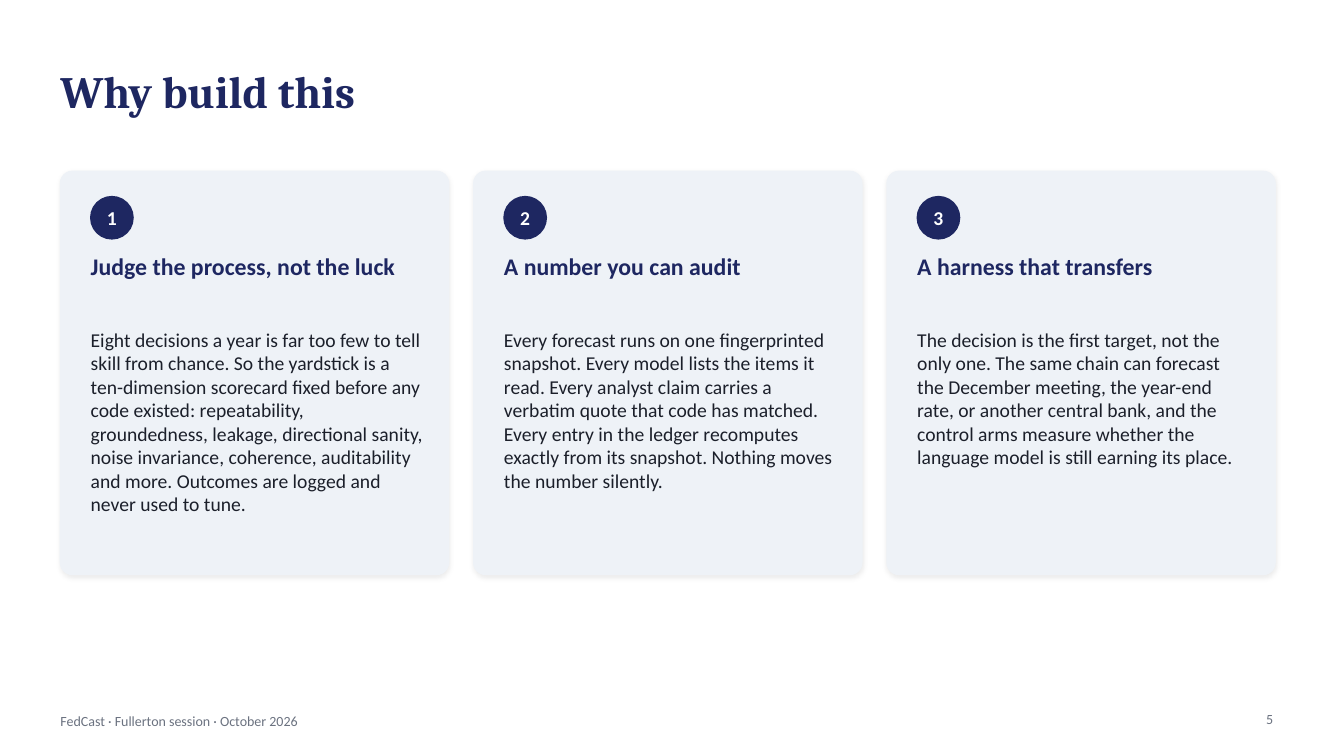
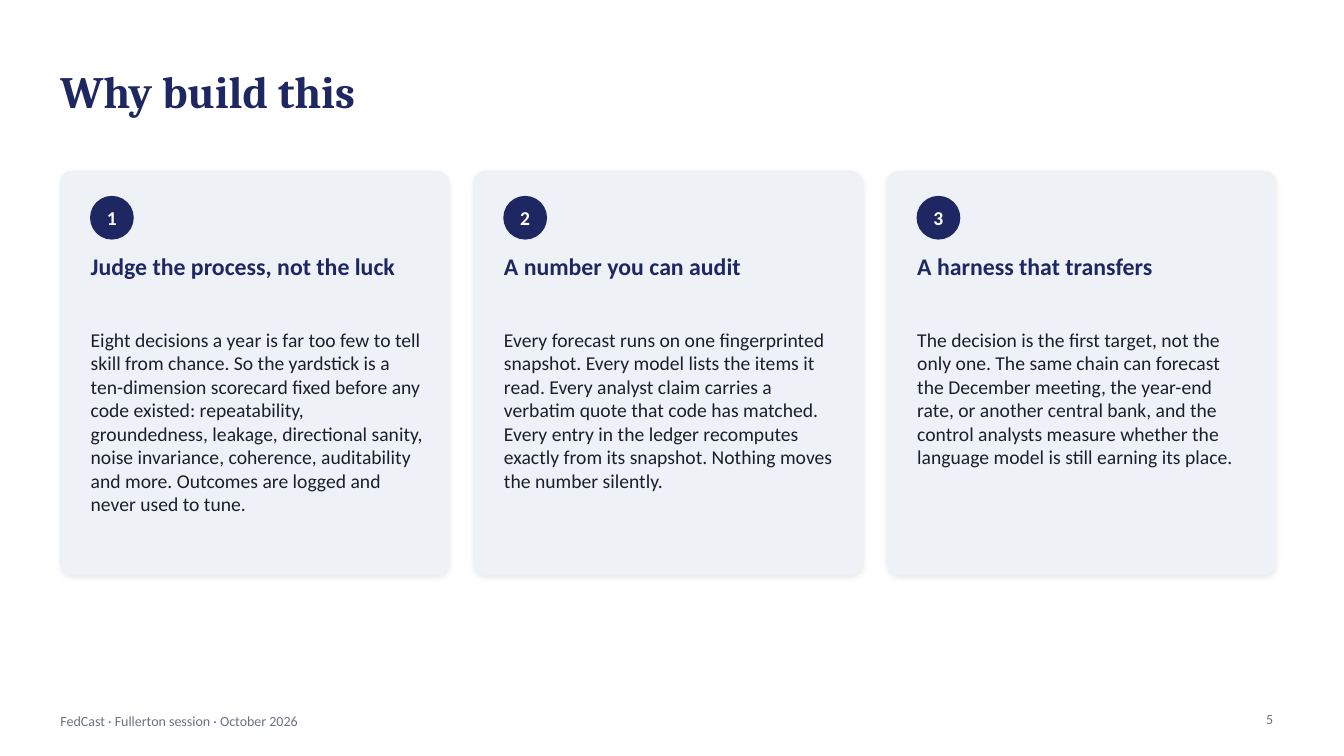
Before and after one commit to kmt112/fed-forecast, a slide deck: slide 5 of docs/FedCast_Fullerton.pptx. Drawn at 1344x756 pixels with LibreOffice and Linux fonts; fonts in the diff are those of the drawing. Boxes give left, top, right and bottom in pixels: in the first picture for what was removed or moved away, otherwise in the second. Text is boxed around its words. In the diff, an @@ line names an element or a change of style, - is before the commit and + after.

```diff
--- a/docs/FedCast_Fullerton.pptx
+++ b/docs/FedCast_Fullerton.pptx
@@ text at (x1=917, y1=333, x2=1232, y2=468): text changed @@
-The decision is the first target, not the only one. The same chain can forecast the December meeting, the year-end rate, or another central bank, and the control arms measure whether the language model is still earning its place.
+The decision is the first target, not the only one. The same chain can forecast the December meeting, the year-end rate, or another central bank, and the control analysts measure whether the language model is still earning its place.
```
Also in this commit, not shown: 4 other slides changed, 18 other files.
